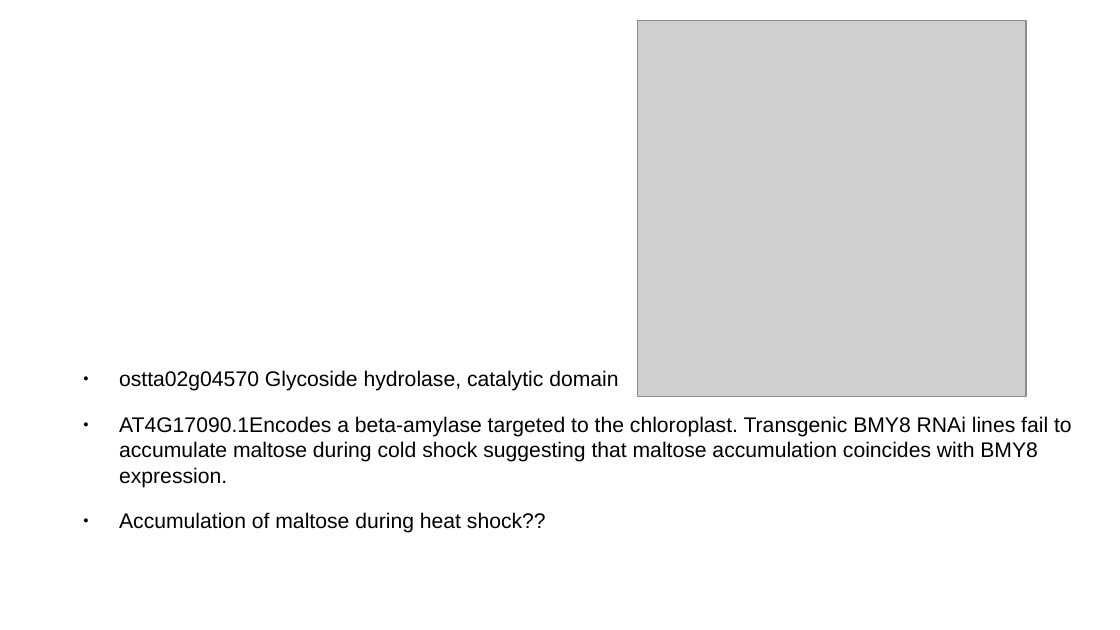
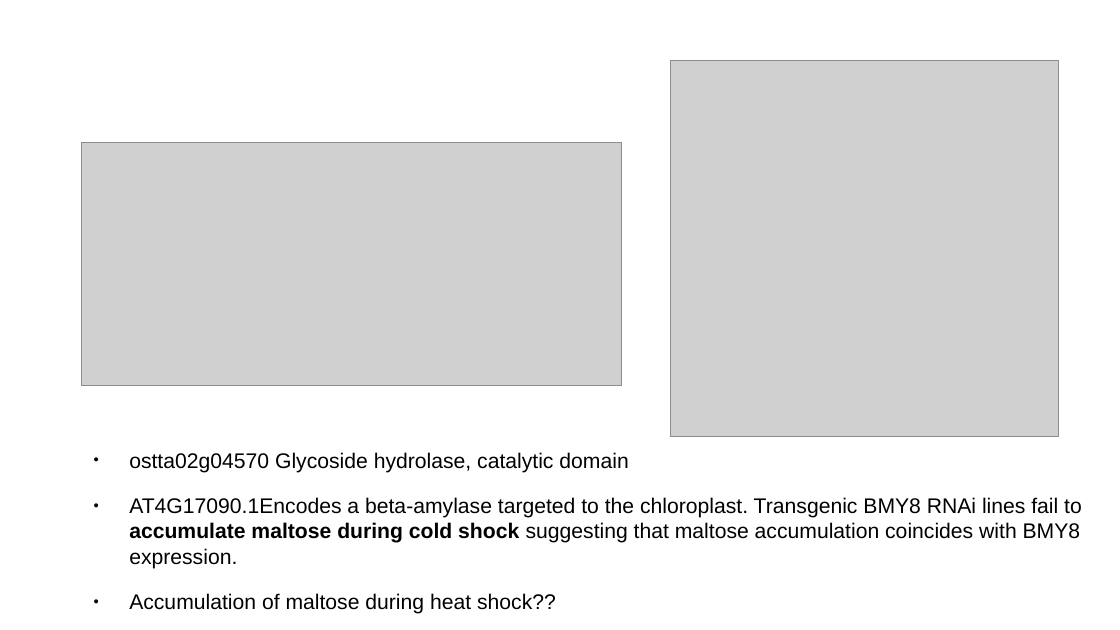
Before and after one commit to XristinaAr/ECTOR, a slide deck: slide 47 of presentations/presentation_k27.odp (slide 45 before the commit). Drawn at 1120x630 pixels with LibreOffice and Linux fonts; fonts in the diff are those of the drawing; grey boxes stand for pictures. Boxes give left, top, right and bottom in pixels: in the first picture for what was removed or moved away, otherwise in the second. Text is boxed around its words. In the diff, an @@ line names an element or a change of style, - is before the commit and + after.

```diff
--- a/presentations/presentation_k27.odp
+++ b/presentations/presentation_k27.odp
@@ picture: place and size @@
-picture at box(638, 20, 1026, 396)
+picture at box(671, 61, 1059, 437)
@@ picture added at box(81, 142, 622, 386) @@
@@ text "ostta02g04570 Glycoside hydrolase, catalytic domain": place and size @@
-text "ostta02g04570 Glycoside hydrolase, catalytic domain" at box(119, 370, 1072, 533)
+text "ostta02g04570 Glycoside hydrolase, catalytic domain" at box(129, 452, 1082, 614)
@@ text at box(129, 497, 1082, 569): bold on in "accumulate maltose during cold shock" @@
```
Also in this commit, not shown: 14 other slides changed, 4 slides added, 1 slide removed, 20 other files.
